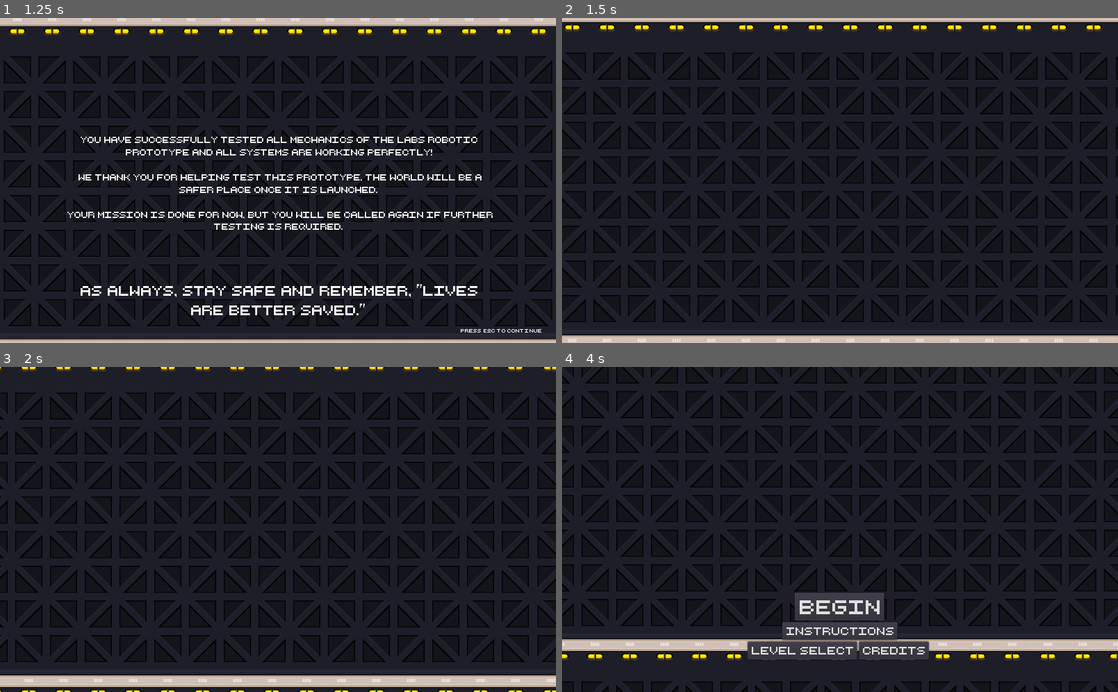
Above: before the commit, frames 1-4 (two rows, left to right).
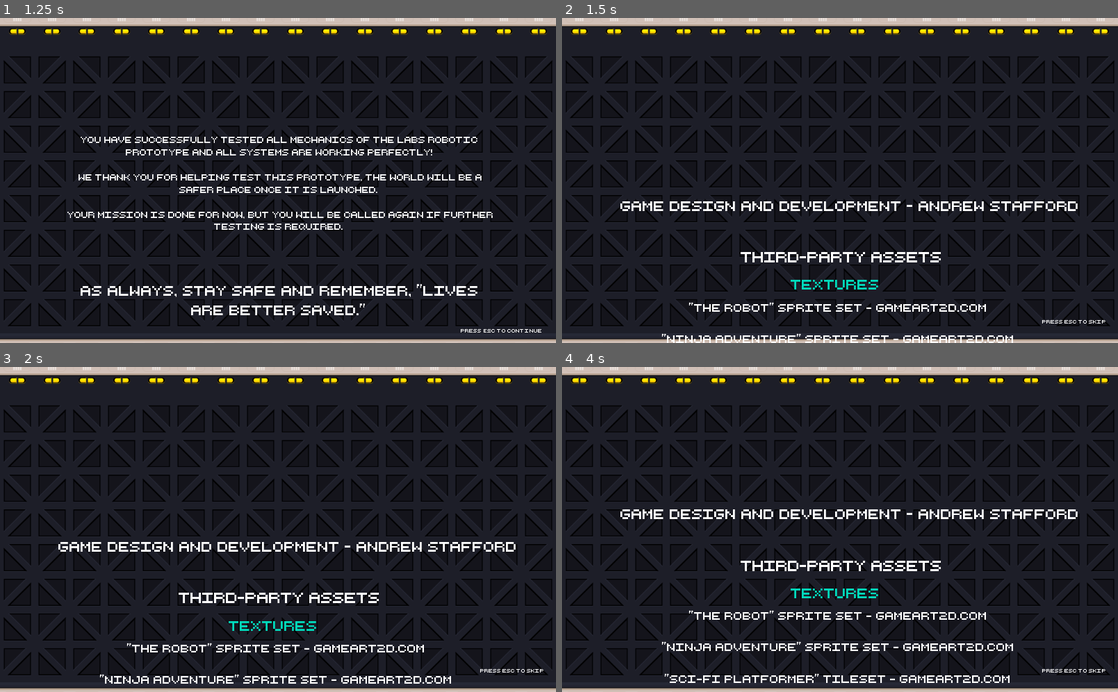
Above: after the commit, the same moments.

Repository: bsu-cs315/FP-LABS
Game: Godot game, scene res://src/CongratsScreen.tscn
Same seed, same stepped clock (60 frames per second), same inputs: the game is played once before the commit and once after it. This scene is started directly instead of the project's main scene.
Inputs:
- Up to frame 1 (1.25 s): tap Enter at 0.5 s; hold Right (move_right) from 0.53 s (still down); tap Space (melee) at 0.6 s; tap Up (jump) at 0.77 s
- Up to frame 2 (1.5 s): keep holding Right (move_right); tap Escape (congrats_continue) at 1.25 s; tap Space (melee) at 1.35 s
- Up to frame 3 (2 s): keep holding Right (move_right); tap Up (jump) at 1.52 s
- Up to frame 4 (4 s): release Right (move_right) at 2.03 s; hold Left (move_left) 2.03-2.78 s; tap Space (melee) at 2.1, 2.85, 3.6 s; hold Right (move_right) from 2.78 s (still down); tap Up (jump) at 3.02, 3.77 s

Frame 1 is identical in both runs. In frame 2, 19% of the frame differs, in the area x 0-100%, y 0-100%; in frame 3, 22%; in frame 4, 24%.

Commit message:
Update end game paths
level 4 continues to congrats screen
congrats screen continues to credits

Diff:
--- a/project/src/CongratsScreen.gd
+++ b/project/src/CongratsScreen.gd
@@ -1,8 +1,8 @@
 extends Node2D
 
 
-var main_scene_path = "res://src/TitleScreen.tscn"
+var credits_scene_path := "res://src/CreditsScreen.tscn"
 
 func _process(delta):
 	if Input.is_action_just_pressed("congrats_continue"):
-		var _ignored = get_tree().change_scene(main_scene_path)
+		var _ignored = get_tree().change_scene(credits_scene_path)
--- a/project/src/Level-4.gd
+++ b/project/src/Level-4.gd
@@ -34,7 +34,7 @@
 onready var secrets_tilemap := $Secrets
 
 var main_scene_path := "res://src/TitleScreen.tscn"
-var credits_scene_path := "res://src/CreditsScreen.tscn"
+var congrats_scene_path := "res://src/CongratsScreen.tscn"
 
 
 func _ready():
@@ -159,8 +159,8 @@
 	get_tree().paused = false
 
 
-func _on_CreditsButton_pressed():
-	var _ignored = get_tree().change_scene(credits_scene_path)
+func _on_ContinueButton_pressed():
+	var _ignored = get_tree().change_scene(congrats_scene_path)
 
 
 func _on_InstructionsPopup_popup_hide():
--- a/project/src/Level-4.tscn
+++ b/project/src/Level-4.tscn
@@ -1388,16 +1388,16 @@
 margin_bottom = 102.0
 alignment = 1
 
-[node name="CreditsButton" type="Button" parent="GameOverWinHUD/VBoxContainer/HBoxContainer"]
-margin_left = 33.0
-margin_right = 162.0
+[node name="ContinueButton" type="Button" parent="GameOverWinHUD/VBoxContainer/HBoxContainer"]
+margin_left = 24.0
+margin_right = 170.0
 margin_bottom = 33.0
 custom_fonts/font = SubResource( 30 )
-text = "Credits"
+text = "Continue"
 
 [node name="MainMenuButton" type="Button" parent="GameOverWinHUD/VBoxContainer/HBoxContainer"]
-margin_left = 166.0
-margin_right = 320.0
+margin_left = 174.0
+margin_right = 328.0
 margin_bottom = 33.0
 custom_fonts/font = SubResource( 29 )
 text = "Main Menu"
@@ -1502,7 +1502,7 @@
 [connection signal="timeout" from="InfoHUDLayer/TimeHUD/MinutesTimer" to="." method="_on_MinutesTimer_timeout"]
 [connection signal="pressed" from="GameOverLoseHUD/VBoxContainer/HBoxContainer/RetryButton" to="." method="_on_RetryButton_pressed"]
 [connection signal="pressed" from="GameOverLoseHUD/VBoxContainer/HBoxContainer/MainMenuButton" to="." method="_on_MainMenuButton_pressed"]
-[connection signal="pressed" from="GameOverWinHUD/VBoxContainer/HBoxContainer/CreditsButton" to="." method="_on_CreditsButton_pressed"]
+[connection signal="pressed" from="GameOverWinHUD/VBoxContainer/HBoxContainer/ContinueButton" to="." method="_on_ContinueButton_pressed"]
 [connection signal="pressed" from="GameOverWinHUD/VBoxContainer/HBoxContainer/MainMenuButton" to="." method="_on_MainMenuButton_pressed"]
 [connection signal="pressed" from="PausePopup/VBoxContainer/HBoxContainer/Unpause" to="." method="_on_Unpause_pressed"]
 [connection signal="pressed" from="PausePopup/VBoxContainer/HBoxContainer/MainMenuButton" to="." method="_on_MainMenuButton_pressed"]
